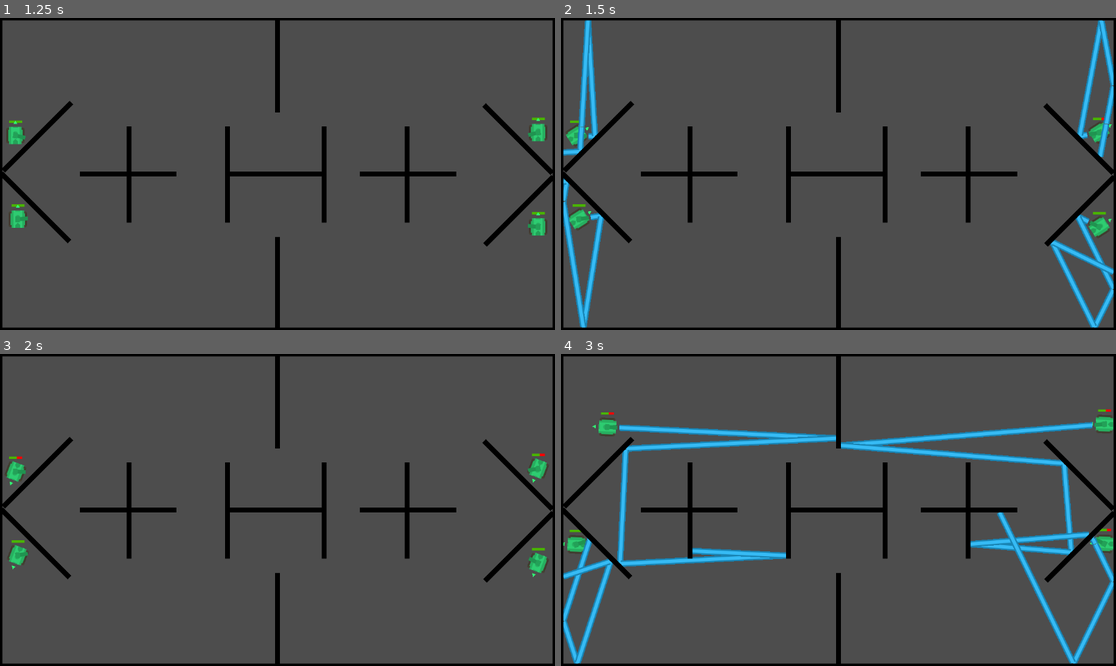
Above: before the commit, frames 1-4 (two rows, left to right).
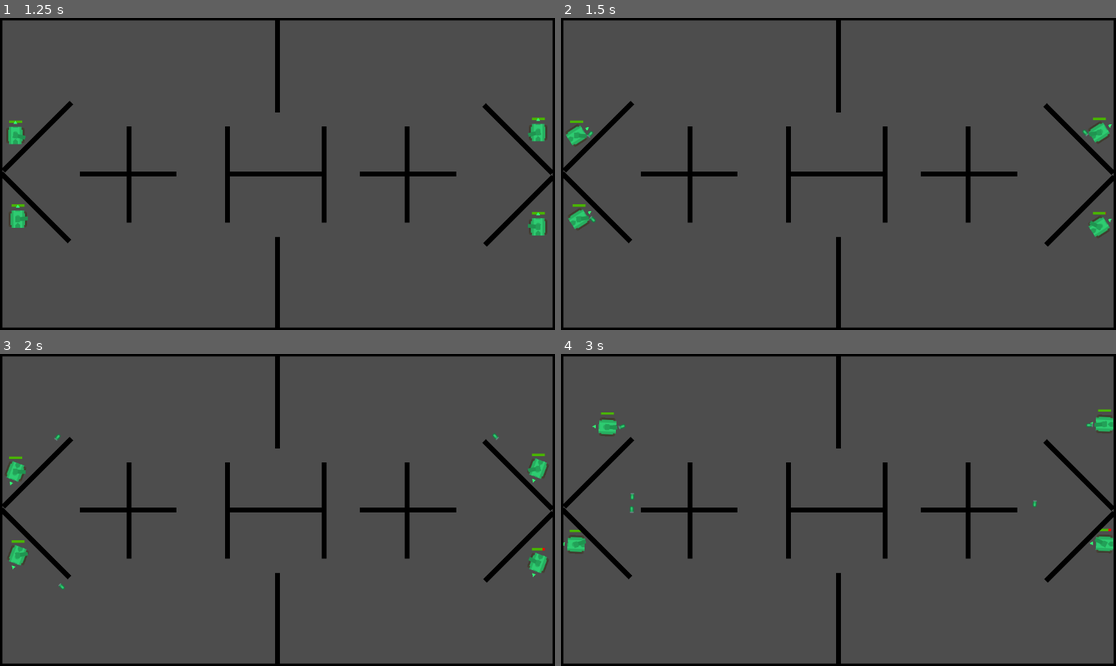
Above: after the commit, the same moments.

Repository: Koala118th/Tank-AWS
Game: Godot game, scene res://Interfaces/Main Menu/main_menu.tscn
Two runs of this game, one before a commit and one after it. Both use one fixed random seed, a clock stepped at 60 frames per second and the inputs below.
Inputs (mouse positions are in pixels of both pictures, inside the frame that each line leads up to):
- Up to frame 1 (1.25 s): click "Get Started" at 0.5 s
- Up to frame 2 (1.5 s): tap Enter at 1.25 s; move the mouse to (960, 158) at 1.27 s; press the mouse at (960, 158) at 1.28 s; hold D (turn_right) from 1.28 s (still down)
- Up to frame 3 (2 s): keep holding D (turn_right)
- Up to frame 4 (3 s): move the mouse to (727, 525) at 2.02 s; release D (turn_right) at 2.03 s; release the mouse at (727, 525) at 2.03 s; hold S (move_backward) 2.03-2.78 s; click (727, 525) at 2.1 s; move the mouse to (894, 441) at 2.77 s; press the mouse at (894, 441) at 2.78 s; hold D (turn_right) from 2.78 s (still down)

Frame 1 is identical in both runs. In frame 2, 3.8% of the frame differs, in the area x 0-100%, y 0-100%; in frame 3, less than 0.1%; in frame 4, 7.6%, in the area x 0-100%, y 17-100%.

Commit message:
add maze2

Diff:
--- a/Entities/Tank/tank.gd
+++ b/Entities/Tank/tank.gd
@@ -9,7 +9,7 @@
 var laser_scene: PackedScene = preload("res://Objects/projectile/laser/laser.tscn")
 var explosion_scene: PackedScene =preload("res://Entities/Explosion/explosion.tscn")
 
-@export var current_ammo: PackedScene = laser_scene
+@export var current_ammo: PackedScene = chaser_scene
 
 @export var speed: float = 150.0
 @export var turn_speed: float = 5.0
--- /dev/null
+++ b/Levels/Maze 2/maze_2.tscn
@@ -0,0 +1,65 @@
+[gd_scene format=3 uid="uid://c211pwy11rl1b"]
+
+[ext_resource type="PackedScene" uid="uid://be8spxxqvxqt" path="res://Levels/maze.tscn" id="1_m2j73"]
+[ext_resource type="PackedScene" uid="uid://b3as12v5nfntk" path="res://Objects/Wall/wall.tscn" id="2_1jih6"]
+
+[node name="Maze2" unique_id=1984496082 instance=ExtResource("1_m2j73")]
+
+[node name="Wall5" parent="Map" parent_id_path=PackedInt32Array(1521102474) index="4" unique_id=2005327969 instance=ExtResource("2_1jih6")]
+position = Vector2(-100, 0)
+
+[node name="Wall6" parent="Map" parent_id_path=PackedInt32Array(1521102474) index="5" unique_id=366741484 instance=ExtResource("2_1jih6")]
+position = Vector2(0, -100)
+rotation = 1.5707964
+
+[node name="Wall7" parent="Map" parent_id_path=PackedInt32Array(1521102474) index="6" unique_id=1649055304 instance=ExtResource("2_1jih6")]
+position = Vector2(-510, 0)
+
+[node name="Wall8" parent="Map" parent_id_path=PackedInt32Array(1521102474) index="7" unique_id=1804543049 instance=ExtResource("2_1jih6")]
+position = Vector2(310, 0)
+
+[node name="Wall9" parent="Map" parent_id_path=PackedInt32Array(1521102474) index="8" unique_id=516302611 instance=ExtResource("2_1jih6")]
+position = Vector2(-100, -200)
+
+[node name="Wall10" parent="Map" parent_id_path=PackedInt32Array(1521102474) index="9" unique_id=1654028434 instance=ExtResource("2_1jih6")]
+position = Vector2(-100, 200)
+
+[node name="Wall11" parent="Map" parent_id_path=PackedInt32Array(1521102474) index="10" unique_id=1194420328 instance=ExtResource("2_1jih6")]
+position = Vector2(-450, 200)
+
+[node name="Wall15" parent="Map" parent_id_path=PackedInt32Array(1521102474) index="11" unique_id=1589284774 instance=ExtResource("2_1jih6")]
+position = Vector2(-450, -200)
+
+[node name="Wall12" parent="Map" parent_id_path=PackedInt32Array(1521102474) index="12" unique_id=1569829112 instance=ExtResource("2_1jih6")]
+position = Vector2(250, 200)
+
+[node name="Wall16" parent="Map" parent_id_path=PackedInt32Array(1521102474) index="13" unique_id=1580549621 instance=ExtResource("2_1jih6")]
+position = Vector2(250, -200)
+
+[node name="Wall13" parent="Map" parent_id_path=PackedInt32Array(1521102474) index="14" unique_id=1071624427 instance=ExtResource("2_1jih6")]
+position = Vector2(250, 60)
+rotation = 1.5707964
+
+[node name="Wall18" parent="Map" parent_id_path=PackedInt32Array(1521102474) index="15" unique_id=155492605 instance=ExtResource("2_1jih6")]
+position = Vector2(250, -260)
+rotation = 1.5707964
+
+[node name="Wall14" parent="Map" parent_id_path=PackedInt32Array(1521102474) index="16" unique_id=1967538397 instance=ExtResource("2_1jih6")]
+position = Vector2(-250, 60)
+rotation = 1.5707964
+
+[node name="Wall17" parent="Map" parent_id_path=PackedInt32Array(1521102474) index="17" unique_id=1436065455 instance=ExtResource("2_1jih6")]
+position = Vector2(-250, -260)
+rotation = 1.5707964
+
+[node name="Marker2D" type="Marker2D" parent="TankSpawnLocations" parent_id_path=PackedInt32Array(123431645) index="0" unique_id=500294956]
+position = Vector2(-410, 55)
+
+[node name="Marker2D2" type="Marker2D" parent="TankSpawnLocations" parent_id_path=PackedInt32Array(123431645) index="1" unique_id=1476896880]
+position = Vector2(-410, -55)
+
+[node name="Marker2D3" type="Marker2D" parent="TankSpawnLocations" parent_id_path=PackedInt32Array(123431645) index="2" unique_id=1259097603]
+position = Vector2(410, -55)
+
+[node name="Marker2D4" type="Marker2D" parent="TankSpawnLocations" parent_id_path=PackedInt32Array(123431645) index="3" unique_id=1567677787]
+position = Vector2(410, 55)
--- a/Levels/maze.tscn
+++ b/Levels/maze.tscn
@@ -20,20 +20,20 @@
 
 [node name="Map" type="Node2D" parent="." unique_id=1521102474 groups=["navigation_polygon_source_geometry_group"]]
 
-[node name="Wall" parent="Map" unique_id=2005327969 instance=ExtResource("2_5mops")]
+[node name="OuterWall" parent="Map" unique_id=2005327969 instance=ExtResource("2_5mops")]
 position = Vector2(-576, -324)
 scale = Vector2(6, 1)
 
-[node name="Wall2" parent="Map" unique_id=322262080 instance=ExtResource("2_5mops")]
+[node name="OuterWall2" parent="Map" unique_id=322262080 instance=ExtResource("2_5mops")]
 position = Vector2(-576, 324)
 scale = Vector2(6, 1)
 
-[node name="Wall3" parent="Map" unique_id=2039153632 instance=ExtResource("2_5mops")]
+[node name="OuterWall3" parent="Map" unique_id=2039153632 instance=ExtResource("2_5mops")]
 position = Vector2(-576, -410)
 rotation = 1.5707964
 scale = Vector2(4, 1)
 
-[node name="Wall4" parent="Map" unique_id=796527653 instance=ExtResource("2_5mops")]
+[node name="OuterWall4" parent="Map" unique_id=796527653 instance=ExtResource("2_5mops")]
 position = Vector2(576, -324)
 rotation = 1.5707964
 scale = Vector2(4, 1)
